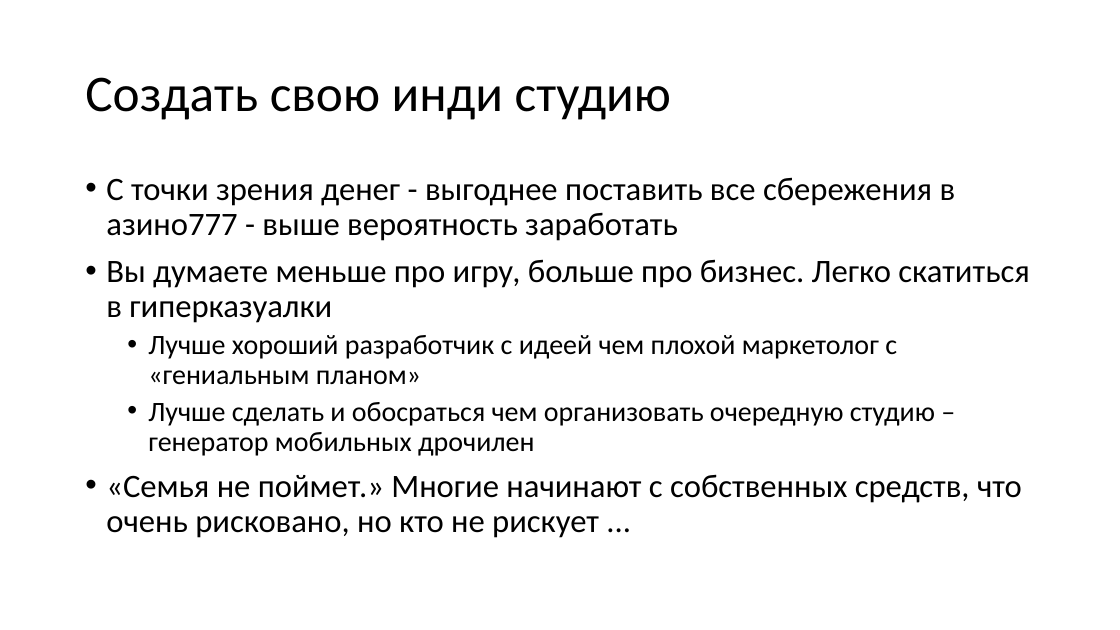
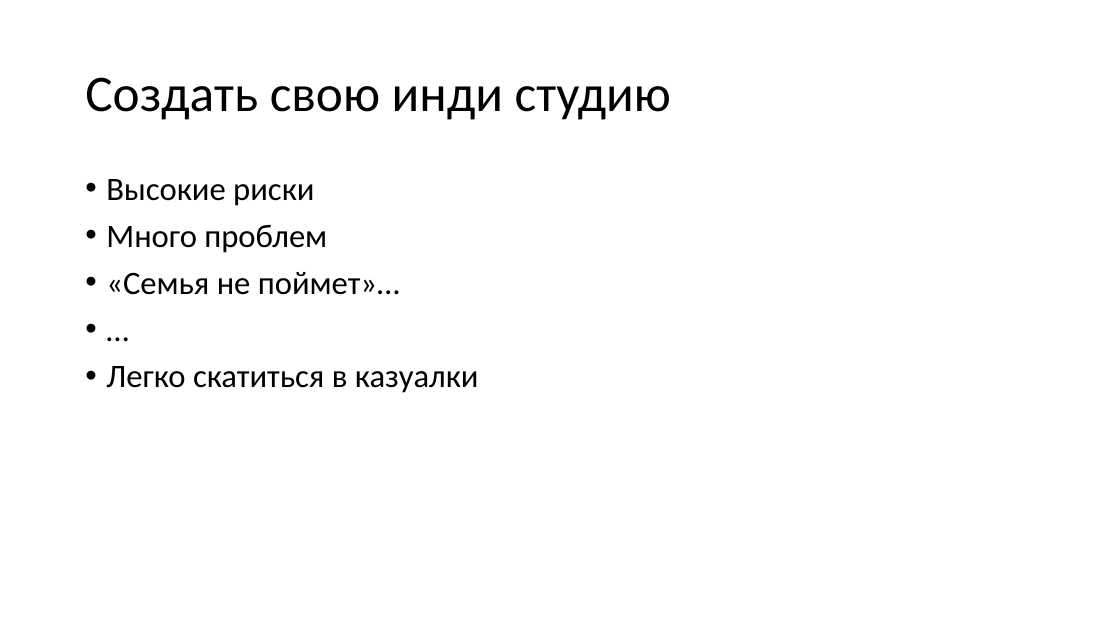
Before and after one commit to kugushev/presentations, a slide deck: slide 11 of 2020_GameDev-As-Hobby/Presentation.pptx (slide 6 before the commit). Drawn at 1120x630 pixels with LibreOffice and Linux fonts; fonts in the diff are those of the drawing. Boxes give left, top, right and bottom in pixels: in the first picture for what was removed or moved away, otherwise in the second. Text is boxed around its words. In the diff, an @@ line names an element or a change of style, - is before the commit and + after.

```diff
--- a/2020_GameDev-As-Hobby/Presentation.pptx
+++ b/2020_GameDev-As-Hobby/Presentation.pptx
@@ text at [106, 179, 479, 393]: text changed @@
-• С точки зрения денег - выгоднее поставить все сбережения в азино777 - выше вероятность заработать
-• Вы думаете меньше про игру, больше про бизнес. Легко скатиться в гиперказуалки
-  • Лучше хороший разработчик с идеей чем плохой маркетолог с «гениальным планом»
-  • Лучше сделать и обосраться чем организовать очередную студию – генератор мобильных дрочилен
-• «Семья не поймет.» Многие начинают с собственных средств, что очень рисковано, но кто не рискует ...
+• Высокие риски
+• Много проблем
+• «Семья не поймет»…
+• …
+• Легко скатиться в казуалки
```
Also in this commit, not shown: 4 other slides changed, 28 slides added, 11 slides removed.
